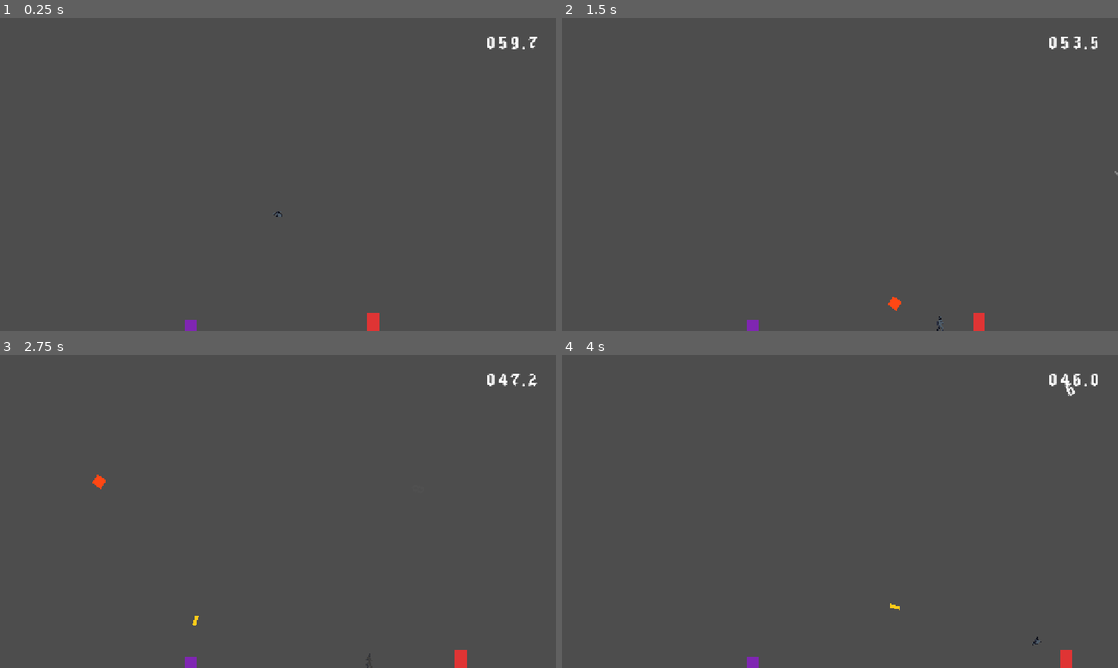
Above: before the commit, frames 1-4 (two rows, left to right).
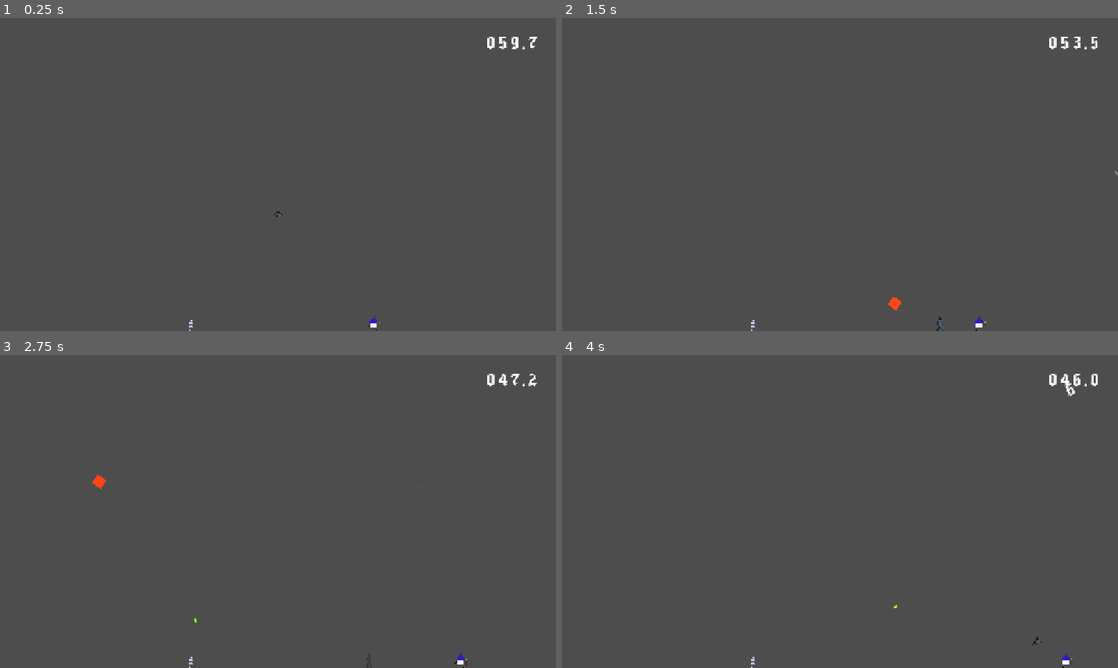
Above: after the commit, the same moments.

Repository: PACarniglia/count-hawk-down
Game: Godot game, scene res://scenes/map_template/map_template.tscn
Same seed, same stepped clock (60 frames per second), same inputs: the game is played once before the commit and once after it. This scene is started directly instead of the project's main scene. Sound files missing from this copy of the repository are replaced by a short silence.
Inputs (mouse positions are in pixels of both pictures, inside the frame that each line leads up to):
- Up to frame 1 (0.25 s): no input
- Up to frame 2 (1.5 s): tap Enter at 0.5 s; move the mouse to (962, 158) at 0.52 s; hold D (move_right) from 0.53 s (still down); click (962, 158) at 0.6 s; tap W (move_jump) at 0.77 s; move the mouse to (728, 190) at 1.27 s; right-click (728, 190) at 1.35 s
- Up to frame 3 (2.75 s): tap W (move_jump) at 1.52 s; move the mouse to (333, 442) at 2.02 s; release D (move_right) at 2.03 s; hold A (move_left) from 2.03 s (still down); click (333, 442) at 2.1 s
- Up to frame 4 (4 s): move the mouse to (812, 574) at 2.77 s; release A (move_left) at 2.78 s; hold D (move_right) from 2.78 s (still down); right-click (812, 574) at 2.85 s; click (812, 574) at 2.92 s; tap W (move_jump) at 3.02, 3.77 s; move the mouse to (1006, 558) at 3.52 s; click (1006, 558) at 3.6 s

The runs differ from the first frame. In frame 1, 0.2% of the frame differs, in the area x 33-69%, y 94-100%; in frame 2, 0.2%; in frame 3, 0.2%, in the area x 33-84%, y 83-100%; in frame 4, 0.2%.

Commit message:
feat(enemy): add enemy/turret/missile sprite assets and visuals

Diff:
--- a/scenes/prefabs/enemy/enemy.gd
+++ b/scenes/prefabs/enemy/enemy.gd
@@ -24,6 +24,9 @@
 func _ready() -> void:
 	add_to_group("room_persistent")
 	_ensure_death_sfx_rng()
+	var animated_visual := get_node_or_null("Visual") as AnimatedSprite2D
+	if animated_visual != null:
+		animated_visual.play("walk")
 
 
 func _physics_process(delta: float) -> void:
@@ -53,9 +56,17 @@
 
 
 func _update_facing() -> void:
-	var visual := get_node_or_null("Polygon2D") as Polygon2D
-	if visual != null:
-		visual.scale.x = _direction
+	var animated_visual := get_node_or_null("Visual") as AnimatedSprite2D
+	if animated_visual != null:
+		animated_visual.flip_h = _direction < 0.0
+		return
+	var sprite_visual := get_node_or_null("Visual") as Sprite2D
+	if sprite_visual != null:
+		sprite_visual.flip_h = _direction < 0.0
+		return
+	var node_visual := get_node_or_null("Visual") as Node2D
+	if node_visual != null:
+		node_visual.scale.x = absf(node_visual.scale.x) * _direction
 
 
 func _on_hurtbox_body_entered(body: Node2D) -> void:
--- a/scenes/prefabs/enemy/enemy.tscn
+++ b/scenes/prefabs/enemy/enemy.tscn
@@ -1,6 +1,9 @@
-[gd_scene load_steps=3 format=3]
+[gd_scene load_steps=7 format=3]
 
 [ext_resource type="Script" path="res://scenes/prefabs/enemy/enemy.gd" id="1_a3ft2"]
+[ext_resource type="Texture2D" path="res://sprites/enemies/basic/badGuyWALK_frame_1.png" id="2_walk1"]
+[ext_resource type="Texture2D" path="res://sprites/enemies/basic/badGuyWALK_frame_2.png" id="3_walk2"]
+[ext_resource type="Texture2D" path="res://sprites/enemies/basic/badGuyWALK_frame_3.png" id="4_walk3"]
 
 [sub_resource type="CapsuleShape2D" id="CapsuleShape2D_body"]
 radius = 14.0
@@ -9,15 +12,33 @@
 [sub_resource type="CircleShape2D" id="CircleShape2D_hurt"]
 radius = 18.0
 
+[sub_resource type="SpriteFrames" id="SpriteFrames_enemy_walk"]
+animations = [{
+"frames": [{
+"duration": 1.0,
+"texture": ExtResource("2_walk1")
+}, {
+"duration": 1.0,
+"texture": ExtResource("3_walk2")
+}, {
+"duration": 1.0,
+"texture": ExtResource("4_walk3")
+}],
+"loop": true,
+"name": &"walk",
+"speed": 6.0
+}]
+
 [node name="Enemy" type="CharacterBody2D" groups=["enemy"]]
 script = ExtResource("1_a3ft2")
 
 [node name="CollisionShape2D" type="CollisionShape2D" parent="."]
 shape = SubResource("CapsuleShape2D_body")
 
-[node name="Polygon2D" type="Polygon2D" parent="."]
-color = Color(0.878431, 0.207843, 0.207843, 1)
-polygon = PackedVector2Array(-14, -22, 14, -22, 14, 18, -14, 18)
+[node name="Visual" type="AnimatedSprite2D" parent="."]
+sprite_frames = SubResource("SpriteFrames_enemy_walk")
+animation = &"walk"
+autoplay = "walk"
 
 [node name="Hurtbox" type="Area2D" parent="."]
 monitoring = true
--- a/scenes/prefabs/enemy/missile.gd
+++ b/scenes/prefabs/enemy/missile.gd
@@ -17,7 +17,7 @@
 	call_deferred("_play_spawn_sfx")
 	# Launch in given direction; homing steers from there
 	_velocity = launch_direction.normalized() * speed
-	rotation = _velocity.angle()
+	rotation = _velocity.angle() + PI
 	# Defer connection one frame so spawner's collision shape doesn't fire immediately
 	call_deferred("_connect_signal")
 
@@ -39,7 +39,7 @@
 	global_position += _velocity * delta
 
 	# Rotate sprite to face movement direction
-	rotation = _velocity.angle()
+	rotation = _velocity.angle() + PI
 
 
 func _on_body_entered(body: Node) -> void:
--- a/scenes/prefabs/enemy/missile.tscn
+++ b/scenes/prefabs/enemy/missile.tscn
@@ -1,6 +1,7 @@
 [gd_scene format=3 uid="uid://b0yj3udoddbau"]
 
 [ext_resource type="Script" uid="uid://c2nt3ev17n1xh" path="res://scenes/prefabs/enemy/missile.gd" id="1_mis01"]
+[ext_resource type="Texture2D" path="res://sprites/enemies/missile/projectile_frame_1.png" id="2_missile_tex"]
 
 [sub_resource type="CircleShape2D" id="CircleShape2D_hit"]
 radius = 8.0
@@ -13,6 +14,5 @@
 [node name="CollisionShape2D" type="CollisionShape2D" parent="." unique_id=668675863]
 shape = SubResource("CircleShape2D_hit")
 
-[node name="Polygon2D" type="Polygon2D" parent="." unique_id=480308619]
-color = Color(1, 0.8, 0.1, 1)
-polygon = PackedVector2Array(-12, -4, 12, -4, 12, 4, -12, 4)
+[node name="Visual" type="Sprite2D" parent="." unique_id=480308619]
+texture = ExtResource("2_missile_tex")
--- a/scenes/prefabs/enemy/turret.tscn
+++ b/scenes/prefabs/enemy/turret.tscn
@@ -1,7 +1,8 @@
-[gd_scene load_steps=5 format=3]
+[gd_scene load_steps=6 format=3]
 
 [ext_resource type="Script" path="res://scenes/prefabs/enemy/turret.gd" id="1_tur01"]
 [ext_resource type="PackedScene" path="res://scenes/prefabs/enemy/missile.tscn" id="2_mis01"]
+[ext_resource type="Texture2D" path="res://sprites/enemies/turret/badGuy2WALK_frame_1.png" id="3_turret_walk"]
 
 [sub_resource type="RectangleShape2D" id="RectangleShape2D_body"]
 size = Vector2(28, 28)
@@ -16,9 +17,8 @@
 [node name="CollisionShape2D" type="CollisionShape2D" parent="."]
 shape = SubResource("RectangleShape2D_body")
 
-[node name="Polygon2D" type="Polygon2D" parent="."]
-color = Color(0.5, 0.15, 0.7, 1)
-polygon = PackedVector2Array(-14, -14, 14, -14, 14, 14, -14, 14)
+[node name="Visual" type="Sprite2D" parent="."]
+texture = ExtResource("3_turret_walk")
 
 [node name="Hurtbox" type="Area2D" parent="."]
 monitoring = false
Binary file added: sprites/enemies/basic/badGuyWALK_frame_1.png
Not shown, added: sprites/enemies/basic/badGuyWALK_frame_1.png.import
Binary file added: sprites/enemies/basic/badGuyWALK_frame_2.png
Not shown, added: sprites/enemies/basic/badGuyWALK_frame_2.png.import
Binary file added: sprites/enemies/basic/badGuyWALK_frame_3.png
Not shown, added: sprites/enemies/basic/badGuyWALK_frame_3.png.import
Binary file added: sprites/enemies/basic/badGuyWALK_preview.png
Not shown, added: sprites/enemies/basic/badGuyWALK_preview.png.import
Binary file added: sprites/enemies/missile/projectile_frame_1.png
Not shown, added: sprites/enemies/missile/projectile_frame_1.png.import
Binary file added: sprites/enemies/missile/projectile_preview.png
Not shown, added: sprites/enemies/missile/projectile_preview.png.import
(and 4 more such lines)
